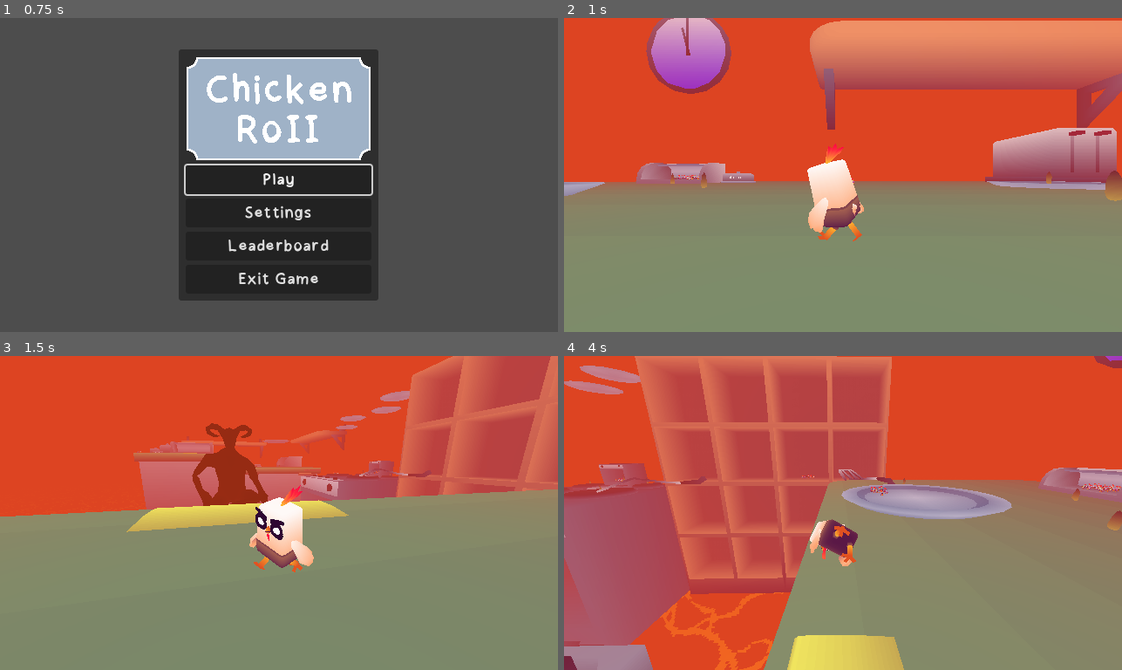
Above: before the commit, frames 1-4 (two rows, left to right).
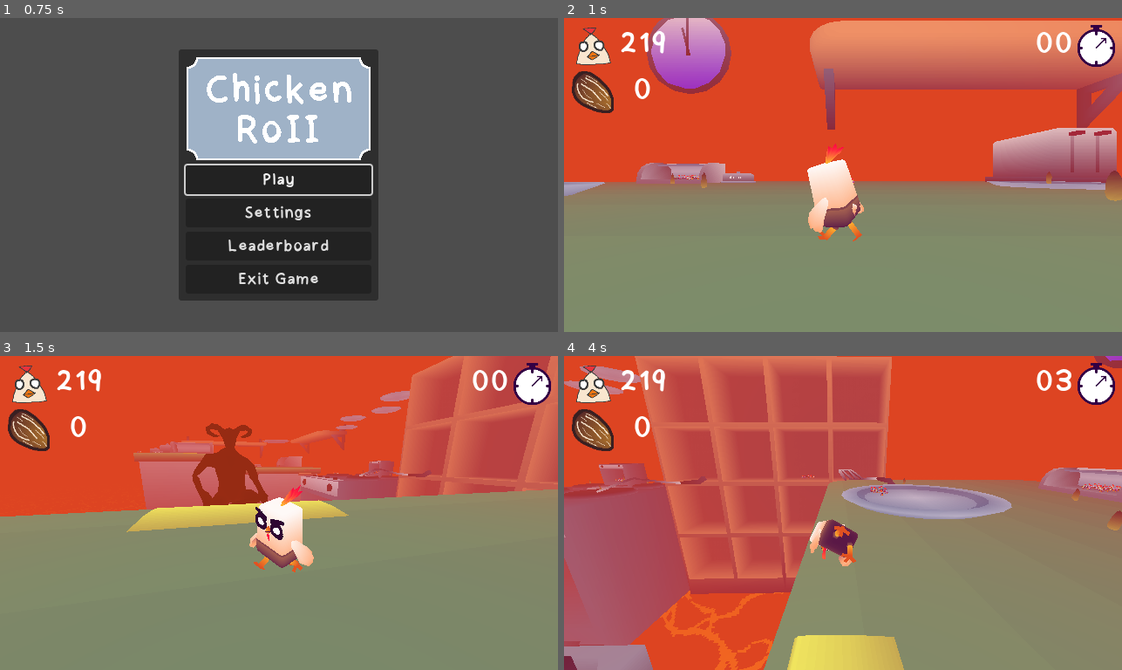
Above: after the commit, the same moments.

Repository: Cucumber-Maki/UoP-2025
Game: Godot game, scene res://scenes/splashScreen/splashScreen.tscn
The game is run twice, just before and just after one commit, with the same random seed, the same clock (stepped at 60 frames per second) and the same inputs.
Inputs (mouse positions are in pixels of both pictures, inside the frame that each line leads up to):
- Up to frame 1 (0.75 s): tap Enter at 0.5 s; move the mouse to (401, 159) at 0.52 s; hold D (player_move_right) from 0.53 s (still down); tap E (player_interact) at 0.6 s
- Up to frame 2 (1 s): keep holding D (player_move_right); tap Space (player_move_jump) at 0.77 s
- Up to frame 3 (1.5 s): move the mouse to (251, 513) at 1.27 s; release D (player_move_right) at 1.28 s; hold W (player_move_forward) from 1.28 s (still down); tap E (player_interact) at 1.35 s
- Up to frame 4 (4 s): keep holding W (player_move_forward); tap Space (player_move_jump) at 1.52, 3.02, 3.77 s; move the mouse to (854, 506) at 2.02 s; tap E (player_interact) at 2.1, 2.85, 3.6 s; move the mouse to (837, 519) at 2.77 s; move the mouse to (887, 516) at 3.52 s

Frame 1 is identical in both runs. In frame 2, 2.4% of the frame differs, in the area x 1-99%, y 2-31%; in frame 3, 2.4%; in frame 4, 2.5%.

Commit message:
feat: Counters n' timers.

Diff:
--- /dev/null
+++ b/assets/ui/counters.gd
@@ -0,0 +1,5 @@
+extends Control
+
+func _process(delta: float) -> void:
+	$MarginContainer/GridContainer/Chickkins.text = "%d" % Chickkin.m_chickenCount;
+	$MarginContainer/GridContainer/Seeds.text = "%d" % ScoreState.m_seedCount;
--- /dev/null
+++ b/assets/ui/timer.gd
@@ -0,0 +1,18 @@
+extends Control
+
+func _process(delta: float) -> void:
+	var secs : int = floorf(fmod(ScoreState.m_time, 60.0));
+	var minutes : int = floorf(fmod(ScoreState.m_time, 60.0 * 60.0) / 60.0);
+	var hours : int = floorf(ScoreState.m_time / (60.0 * 60.0));
+
+	var time : String = "%d" % secs;
+	while (time.length() < 2):
+		time = "0" + time;
+	if (hours > 0 || minutes > 0):
+		time = ("%d:" % minutes) + time;
+		if (hours > 0):
+			while (time.length() < 5):
+				time = "0" + time;
+	if (hours > 0): time = ("%d:" % hours) + time;
+
+	$MarginContainer/GridContainer/Timer.text = time;
--- a/scenes/game/game.tscn
+++ b/scenes/game/game.tscn
@@ -1,16 +1,108 @@
-[gd_scene load_steps=6 format=3 uid="uid://cea0kc0y5xkmo"]
+[gd_scene load_steps=12 format=3 uid="uid://cea0kc0y5xkmo"]
 
 [ext_resource type="PackedScene" uid="uid://gqj1i4gumrvl" path="res://assets/menus/gameMenu/gameMenu.tscn" id="1_sul5r"]
 [ext_resource type="PackedScene" uid="uid://bi8nlpd0um1b8" path="res://assets/jam/autoRestart/autoRestart.tscn" id="2_7h61r"]
+[ext_resource type="Theme" uid="uid://8jm73pmaw63g" path="res://assets/menus/_theme/theme.tres" id="2_87uf6"]
+[ext_resource type="Texture2D" uid="uid://b5ifhi2xx0rvr" path="res://assets/ui/chickkin.png" id="2_bdhmt"]
 [ext_resource type="PackedScene" uid="uid://cc1wxbqo1hw6e" path="res://prefabs/entities/player.tscn" id="3_0sr1o"]
+[ext_resource type="Script" uid="uid://bq36wqfhfrtqn" path="res://assets/ui/counters.gd" id="3_2a8rs"]
+[ext_resource type="Texture2D" uid="uid://cf6j57fw2j6ua" path="res://assets/ui/seed.png" id="3_87uf6"]
 [ext_resource type="PackedScene" uid="uid://12jm0yci4dq2" path="res://assets/misc/chickkinPath/chickkinPath.tscn" id="3_lfrn8"]
 [ext_resource type="PackedScene" uid="uid://bkt4tb2ftnc8v" path="res://prefabs/level1.tscn" id="5_lfrn8"]
+[ext_resource type="Script" uid="uid://cq2a2celt58p8" path="res://assets/ui/timer.gd" id="6_4j704"]
+[ext_resource type="Texture2D" uid="uid://dut84lrw54u8i" path="res://assets/ui/timer.png" id="7_kp23o"]
 
 [node name="Game" type="Node3D"]
 
 [node name="CanvasLayer" type="CanvasLayer" parent="."]
 
 [node name="GameMenu" parent="CanvasLayer" instance=ExtResource("1_sul5r")]
+
+[node name="Counters" type="Control" parent="CanvasLayer"]
+layout_mode = 3
+anchors_preset = 0
+offset_right = 116.0
+offset_bottom = 117.0
+theme = ExtResource("2_87uf6")
+script = ExtResource("3_2a8rs")
+
+[node name="MarginContainer" type="MarginContainer" parent="CanvasLayer/Counters"]
+layout_mode = 2
+offset_right = 116.0
+offset_bottom = 117.0
+
+[node name="GridContainer" type="GridContainer" parent="CanvasLayer/Counters/MarginContainer"]
+custom_minimum_size = Vector2(50, 50)
+layout_mode = 2
+columns = 2
+
+[node name="TextureRect" type="TextureRect" parent="CanvasLayer/Counters/MarginContainer/GridContainer"]
+layout_mode = 2
+texture = ExtResource("2_bdhmt")
+expand_mode = 3
+stretch_mode = 5
+
+[node name="Chickkins" type="Label" parent="CanvasLayer/Counters/MarginContainer/GridContainer"]
+custom_minimum_size = Vector2(50, 0)
+layout_mode = 2
+theme_override_font_sizes/font_size = 96
+text = "219"
+horizontal_alignment = 1
+vertical_alignment = 1
+
+[node name="TextureRect2" type="TextureRect" parent="CanvasLayer/Counters/MarginContainer/GridContainer"]
+layout_mode = 2
+texture = ExtResource("3_87uf6")
+expand_mode = 3
+stretch_mode = 5
+
+[node name="Seeds" type="Label" parent="CanvasLayer/Counters/MarginContainer/GridContainer"]
+custom_minimum_size = Vector2(50, 0)
+layout_mode = 2
+theme_override_font_sizes/font_size = 96
+text = "30"
+horizontal_alignment = 1
+vertical_alignment = 1
+
+[node name="Timer" type="Control" parent="CanvasLayer"]
+layout_mode = 3
+anchors_preset = 1
+anchor_left = 1.0
+anchor_right = 1.0
+grow_horizontal = 0
+theme = ExtResource("2_87uf6")
+script = ExtResource("6_4j704")
+
+[node name="MarginContainer" type="MarginContainer" parent="CanvasLayer/Timer"]
+layout_mode = 1
+anchors_preset = 1
+anchor_left = 1.0
+anchor_right = 1.0
+offset_left = -94.0
+offset_bottom = 66.0
+grow_horizontal = 0
+
+[node name="GridContainer" type="GridContainer" parent="CanvasLayer/Timer/MarginContainer"]
+custom_minimum_size = Vector2(50, 50)
+layout_mode = 2
+columns = 2
+
+[node name="Timer" type="Label" parent="CanvasLayer/Timer/MarginContainer/GridContainer"]
+custom_minimum_size = Vector2(30, 0)
+layout_mode = 2
+theme_override_font_sizes/font_size = 96
+text = "3"
+horizontal_alignment = 1
+vertical_alignment = 1
+
+[node name="TextureRect" type="TextureRect" parent="CanvasLayer/Timer/MarginContainer/GridContainer"]
+layout_mode = 2
+texture = ExtResource("7_kp23o")
+expand_mode = 3
+stretch_mode = 5
+
+[node name="VBoxContainer" type="VBoxContainer" parent="CanvasLayer/Timer/MarginContainer/GridContainer"]
+layout_mode = 2
 
 [node name="AutoRestart" parent="CanvasLayer" instance=ExtResource("2_7h61r")]
 
Binary file added: assets/ui/chickkin.png
Not shown, added: assets/ui/chickkin.png.import
Not shown, added: assets/ui/counters.gd.uid
Binary file added: assets/ui/seed.png
Not shown, added: assets/ui/seed.png.import
Not shown, added: assets/ui/timer.gd.uid
Binary file added: assets/ui/timer.png
Not shown, added: assets/ui/timer.png.import
